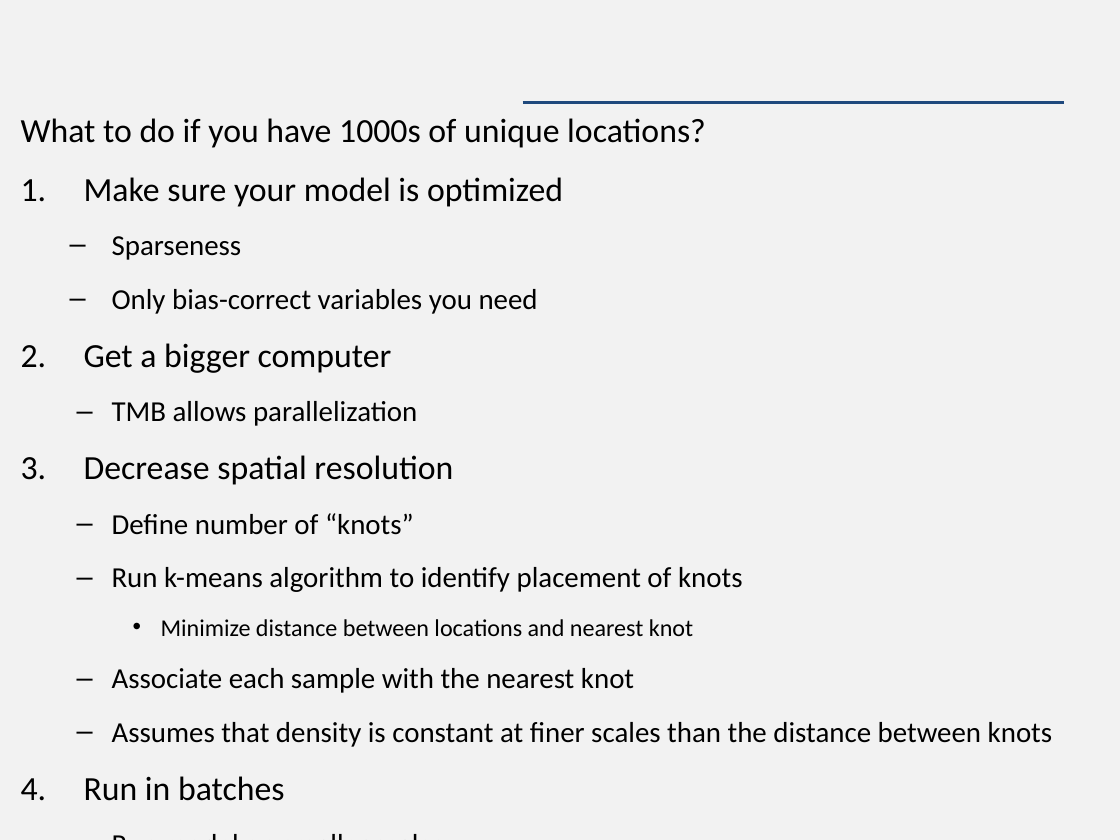
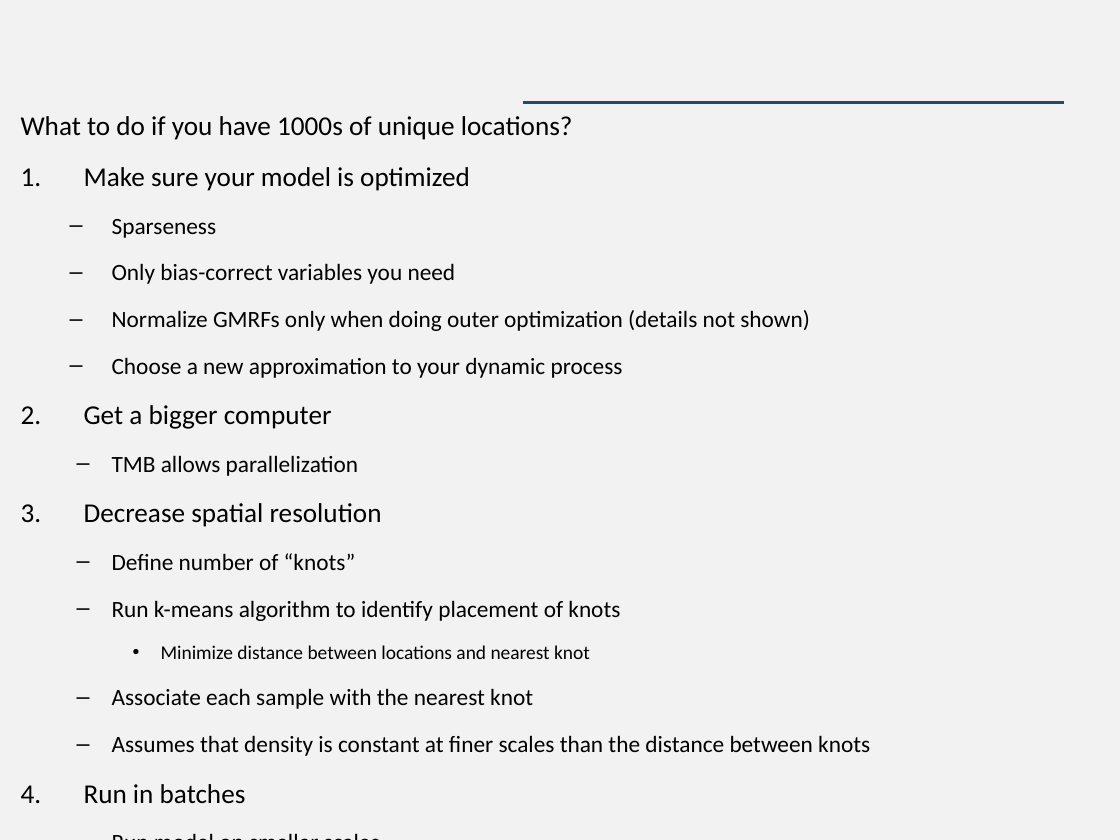
Before and after one commit to James-Thorson/2018_FSH556, a slide deck: slide 14 of Week 7 -- spatiotemporal models/Lab/Lab 7 -- spatial-Gompertz model.pptx (slide 12 before the commit). Drawn at 1120x840 pixels with LibreOffice and Linux fonts; fonts in the diff are those of the drawing. Boxes give left, top, right and bottom in pixels: in the first picture for what was removed or moved away, otherwise in the second. Text is boxed around its words. In the diff, an @@ line names an element or a change of style, - is before the commit and + after.

```diff
--- a/Week 7 -- spatiotemporal models/Lab/Lab 7 -- spatial-Gompertz model.pptx
+++ b/Week 7 -- spatiotemporal models/Lab/Lab 7 -- spatial-Gompertz model.pptx
@@ text at [21, 116, 870, 804]: size 21.7 to 17.5 pt in "What to do if you have 1000s ...", "Make sure your model is optimized", "Get a bigger computer", "Decrease spatial resolution" and 1 more places; size 18.6 to 15 pt in "Sparseness", "Only bias-correct variables you need", "TMB allows parallelization", "Define number of “knots”" and 5 more places; size 15.5 to 12.5 pt in "Minimize distance between locations and nearest knot" @@
@@ text at [112, 310, 810, 378]: paragraphs added @@
+  – Normalize GMRFs only when doing outer optimization (details not shown)
+  – Choose a new approximation to your dynamic process
```
Also in this commit, not shown: 2 slides added, 3 other files.
